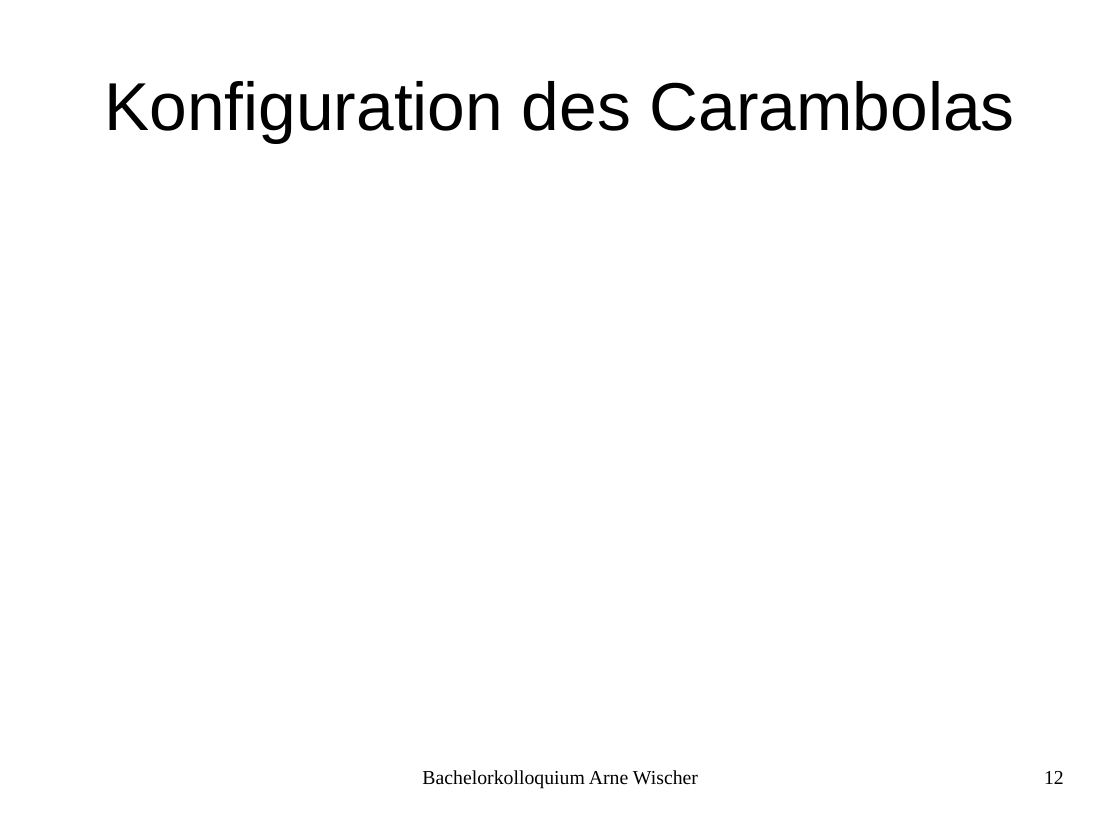
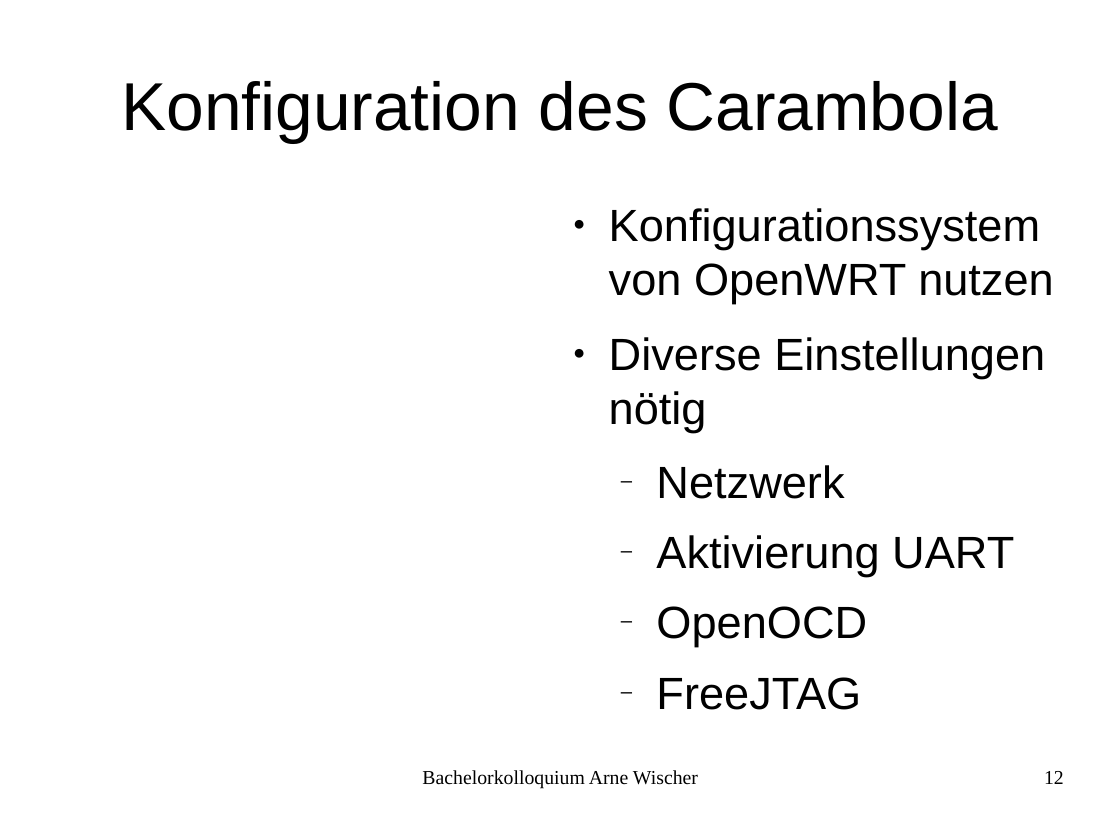
Before and after one commit to fettlaus/Kolloq, a slide deck: slide 12 of Kolloq.odp. Drawn at 1120x840 pixels with LibreOffice and Linux fonts; fonts in the diff are those of the drawing. Boxes give left, top, right and bottom in pixels: in the first picture for what was removed or moved away, otherwise in the second. Text is boxed around its words. In the diff, an @@ line names an element or a change of style, - is before the commit and + after.

```diff
--- a/Kolloq.odp
+++ b/Kolloq.odp
@@ title at [121, 81, 998, 143]: text changed @@
-Konfiguration des Carambolas
+Konfiguration des Carambola
@@ text added at [609, 208, 1054, 647], 32 pt, text #000000 @@
+● Konfigurationssystem von OpenWRT nutzen
+● Diverse Einstellungen nötig
+  – Netzwerk
+  – Aktivierung UART
+  – OpenOCD
+  – FreeJTAG
```
Also in this commit, not shown: 8 other slides changed, 4 other files.
